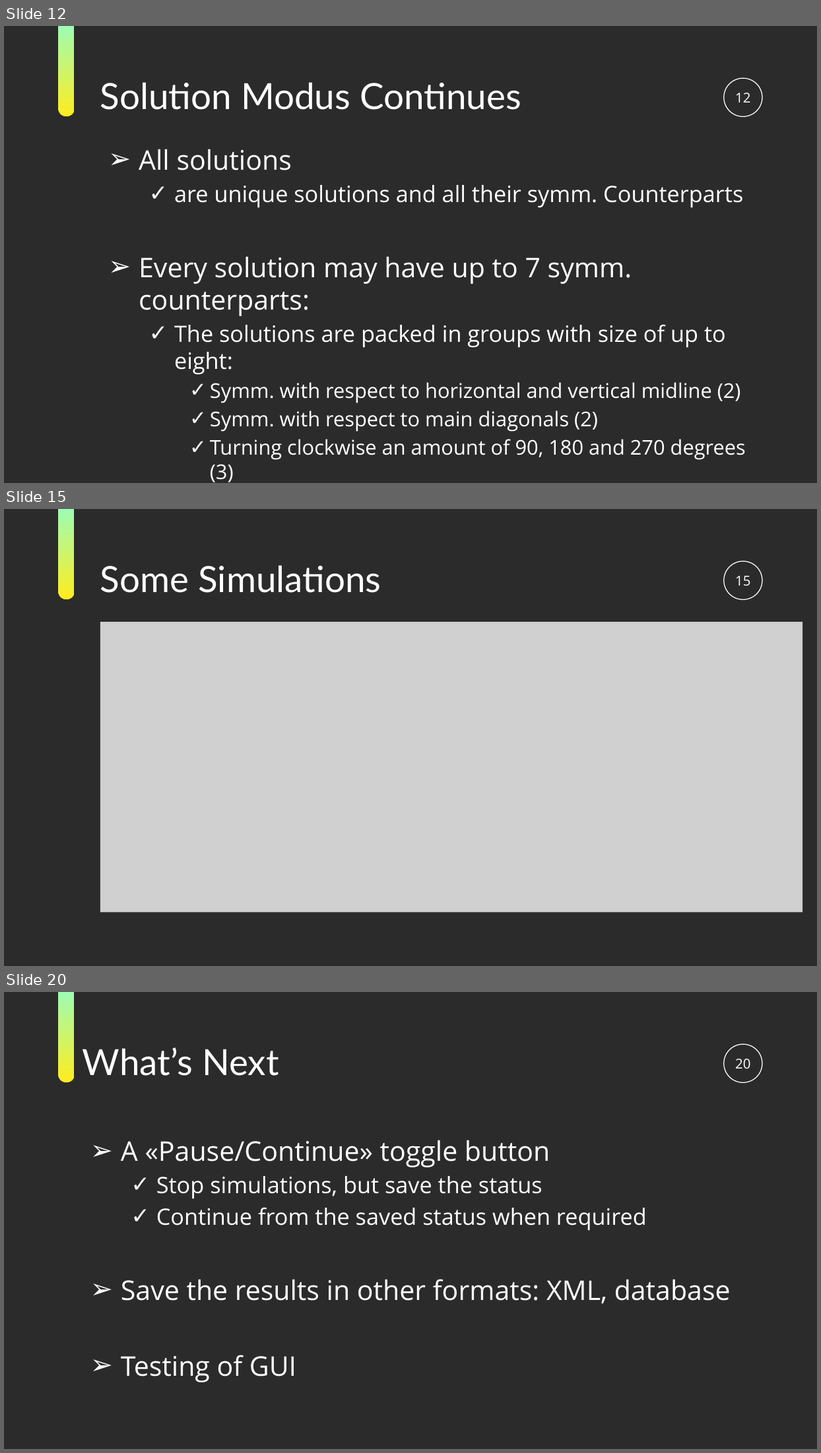
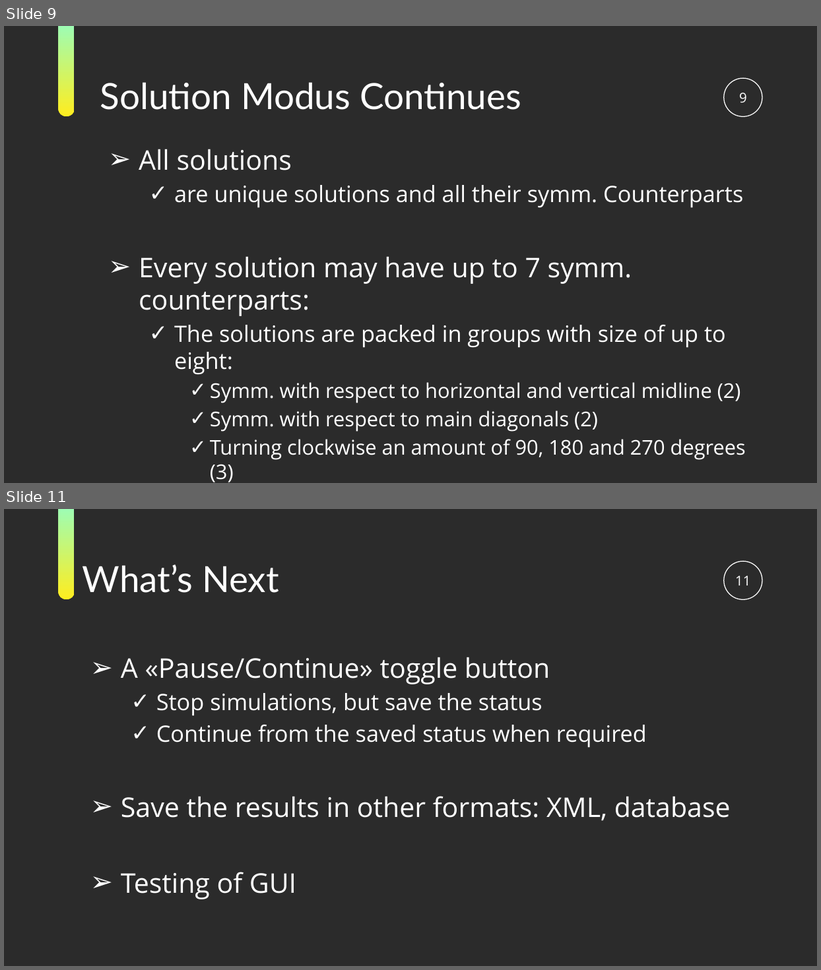
Before and after one commit to ramina1964/NQueenCore, a slide deck: Documentation/NQueen Presentation.pptx. Shown one above the other, each under a label of ours: slides 12, 15 and 20 before the commit, slides 9 and 11 after it; the slides between them are not shown. The pictures are 821x1453 and 821x970 pixels, drawn with LibreOffice and Linux fonts; fonts in the diff are those of the drawing; grey boxes stand for pictures; background and template pictures are left out; a plain dark background stands for a picture behind light text. Boxes give left, top, right and bottom in pixels: in the first picture for what was removed or moved away, otherwise in the second. Text is boxed around its words. In the diff, an @@ line names an element or a change of style, - is before the commit and + after.

```diff
--- a/Documentation/NQueen Presentation.pptx
+++ b/Documentation/NQueen Presentation.pptx
@@ slide 15 removed at (4, 509, 817, 966), background picture (left out); not listed: 2 template elements that a slide beside it also shows @@
@@ title removed at (100, 565, 381, 593) @@
-Some Simulations
@@ page number removed at (735, 576, 750, 586) @@
-15
@@ picture removed at (100, 622, 803, 912) @@
@@ what was slide 12 is now slide 9 @@
@@ page number at (739, 93, 747, 103): text changed @@
-12
+9
@@ what was slide 20 is now slide 11 @@
@@ page number at (735, 576, 750, 586): text changed @@
-20
+11
```
Also in this commit, not shown: 4 slides changed, 8 other slides removed, 2 other files.
